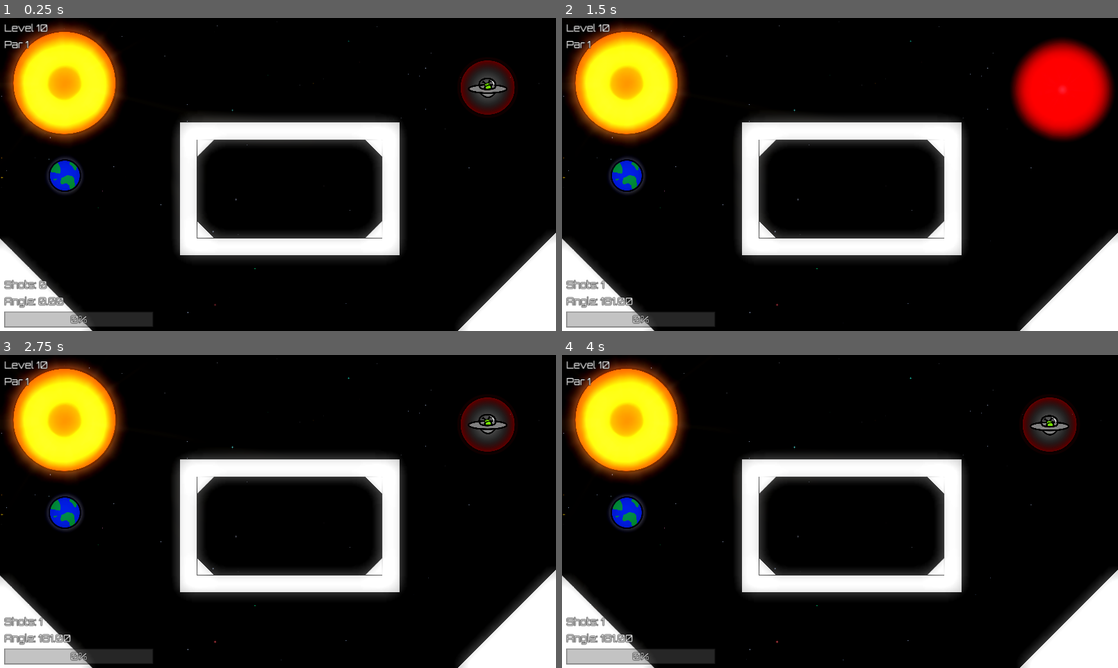
Above: before the commit, frames 1-4 (two rows, left to right).
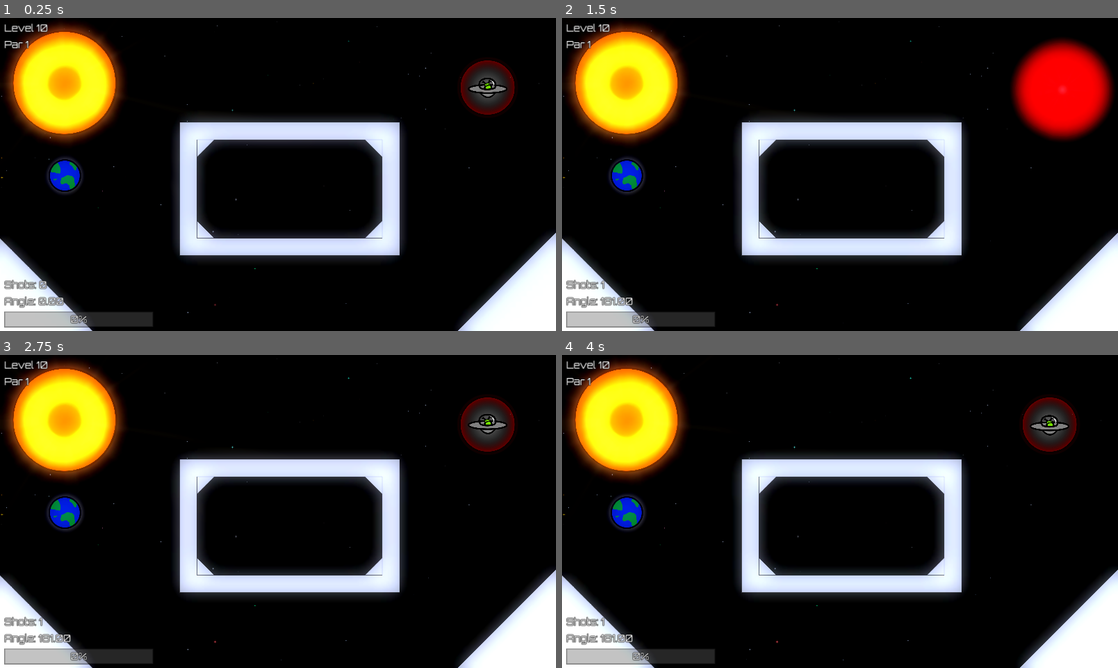
Above: after the commit, the same moments.

Repository: Afterglow375/godot_jam_03
Game: Godot game, scene res://scenes/levels/level_10.tscn
Two runs of this game, one before a commit and one after it. Both use one fixed random seed, a clock stepped at 60 frames per second and the inputs below. This scene is started directly instead of the project's main scene.
Inputs (mouse positions are in pixels of both pictures, inside the frame that each line leads up to):
- Up to frame 1 (0.25 s): no input
- Up to frame 2 (1.5 s): tap Enter at 0.5 s; drag from (1051, 86) to (628, 83) at 0.52 s; drag from (728, 190) to (628, 83) at 1.27 s
- Up to frame 3 (2.75 s): move the mouse to (333, 442) at 2.02 s; hold Shift from 2.03 s (still down); click (333, 442) at 2.17 s
- Up to frame 4 (4 s): release Shift at 2.75 s; tap Space at 2.75, 3.77 s; drag from (812, 574) to (628, 420) at 2.77 s; move the mouse to (1006, 558) at 3.52 s; hold Shift from 3.53 s (still down); click (1006, 558) at 3.67 s

The runs differ from the first frame. In frame 1, 7.3% of the frame differs, in the area x 0-100%, y 33-100%; in frame 2, 7.0%; in frame 3, 6.6%; in frame 4, 6.5%.

Commit message:
Added shader to tilemap

Diff:
--- a/scenes/levels/level_10.tscn
+++ b/scenes/levels/level_10.tscn
@@ -13,6 +13,7 @@
 [ext_resource type="PackedScene" uid="uid://du7btdyj4ge44" path="res://scenes/ui/pause_menu.tscn" id="8_jdd1e"]
 [ext_resource type="PackedScene" uid="uid://bm8xkbphah7sv" path="res://scenes/ui/win_popup.tscn" id="9_os8k0"]
 [ext_resource type="PackedScene" uid="uid://bg7ae6tu6myde" path="res://scenes/ui/settings.tscn" id="12_5hhia"]
+[ext_resource type="Material" uid="uid://dt6yo80x4vfsr" path="res://shaders/level_tilemap_shader.tres" id="14_g76km"]
 
 [sub_resource type="CanvasItemMaterial" id="CanvasItemMaterial_6chnj"]
 blend_mode = 1
@@ -212,9 +213,11 @@
 visible = false
 
 [node name="TileMap" parent="." instance=ExtResource("7_kn7au")]
+material = ExtResource("14_g76km")
 layer_0/tile_data = PackedInt32Array(3342349, 524288, 1, 3407885, 65536, 1, 3473421, 65536, 1, 3407886, 524288, 1, 3473 …(12738 unchanged characters)…
 
 [node name="StaticBody2D4" type="StaticBody2D" parent="."]
+visible = false
 position = Vector2(1480, 1080)
 scale = Vector2(1.00691, 1)
 collision_layer = 3
@@ -226,6 +229,7 @@
 polygon = PackedVector2Array(-476.706, -720, 238.353, 0, -476.706, 0)
 
 [node name="StaticBody2D5" type="StaticBody2D" parent="."]
+visible = false
 position = Vector2(4664, 1080)
 scale = Vector2(1.00691, 1)
 collision_layer = 3
@@ -237,6 +241,7 @@
 polygon = PackedVector2Array(254.245, -680, 254.245, 0, -421.089, 0)
 
 [node name="StaticBody2D2" type="StaticBody2D" parent="."]
+visible = false
 position = Vector2(3840, -1)
 scale = Vector2(1.00691, 1)
 collision_layer = 3
@@ -248,6 +253,7 @@
 shape = SubResource("RectangleShape2D_0cgec")
 
 [node name="StaticBody2D3" type="StaticBody2D" parent="."]
+visible = false
 position = Vector2(3840, -1)
 scale = Vector2(1.00691, 1)
 collision_layer = 3
@@ -259,6 +265,7 @@
 shape = SubResource("RectangleShape2D_svqca")
 
 [node name="StaticBody2D6" type="StaticBody2D" parent="."]
+visible = false
 position = Vector2(3840, -1)
 scale = Vector2(1.00691, 1)
 collision_layer = 3
@@ -270,6 +277,7 @@
 shape = SubResource("RectangleShape2D_yuqgy")
 
 [node name="StaticBody2D7" type="StaticBody2D" parent="."]
+visible = false
 position = Vector2(3840, -1)
 scale = Vector2(1.00691, 1)
 collision_layer = 3
--- a/scenes/levels/level_11.tscn
+++ b/scenes/levels/level_11.tscn
@@ -13,6 +13,7 @@
 [ext_resource type="PackedScene" uid="uid://bm8xkbphah7sv" path="res://scenes/ui/win_popup.tscn" id="11_a1k2d"]
 [ext_resource type="PackedScene" uid="uid://bg7ae6tu6myde" path="res://scenes/ui/settings.tscn" id="12_itclg"]
 [ext_resource type="PackedScene" uid="uid://bgkxutxm3c7mm" path="res://scenes/levels/tile_map.tscn" id="12_w5xdv"]
+[ext_resource type="Material" uid="uid://dt6yo80x4vfsr" path="res://shaders/level_tilemap_shader.tres" id="14_v1sgf"]
 
 [sub_resource type="CanvasItemMaterial" id="CanvasItemMaterial_6chnj"]
 blend_mode = 1
@@ -207,6 +208,7 @@
 visible = false
 
 [node name="TileMap" parent="." instance=ExtResource("12_w5xdv")]
+material = ExtResource("14_v1sgf")
 layer_0/tile_data = PackedInt32Array(3342349, 524288, 1, 3407885, 65536, 1, 3473421, 65536, 1, 3407886, 524288, 1, 3473 …(9615 unchanged characters)…
 
 [node name="StaticBody2D4" type="StaticBody2D" parent="."]
--- a/scenes/levels/level_12.tscn
+++ b/scenes/levels/level_12.tscn
@@ -13,6 +13,7 @@
 [ext_resource type="PackedScene" uid="uid://bm8xkbphah7sv" path="res://scenes/ui/win_popup.tscn" id="11_lavpx"]
 [ext_resource type="PackedScene" uid="uid://bg7ae6tu6myde" path="res://scenes/ui/settings.tscn" id="12_uhmk8"]
 [ext_resource type="PackedScene" uid="uid://bgkxutxm3c7mm" path="res://scenes/levels/tile_map.tscn" id="13_abp3c"]
+[ext_resource type="Material" uid="uid://dt6yo80x4vfsr" path="res://shaders/level_tilemap_shader.tres" id="14_b0r7a"]
 
 [sub_resource type="CanvasItemMaterial" id="CanvasItemMaterial_6chnj"]
 blend_mode = 1
@@ -196,6 +197,7 @@
 visible = false
 
 [node name="TileMap" parent="." instance=ExtResource("13_abp3c")]
+material = ExtResource("14_b0r7a")
 position = Vector2(-0.00012207, 0)
 layer_0/tile_data = PackedInt32Array(3473435, 524288, 1, 3407898, 524288, 1, 3342361, 524288, 1, 3276824, 524288, 1, 32 …(35722 unchanged characters)…
 
--- a/scenes/levels/level_13.tscn
+++ b/scenes/levels/level_13.tscn
@@ -13,6 +13,7 @@
 [ext_resource type="PackedScene" uid="uid://bm8xkbphah7sv" path="res://scenes/ui/win_popup.tscn" id="11_3w3l8"]
 [ext_resource type="PackedScene" uid="uid://bg7ae6tu6myde" path="res://scenes/ui/settings.tscn" id="12_girq0"]
 [ext_resource type="PackedScene" uid="uid://bgkxutxm3c7mm" path="res://scenes/levels/tile_map.tscn" id="13_n36ua"]
+[ext_resource type="Material" uid="uid://dt6yo80x4vfsr" path="res://shaders/level_tilemap_shader.tres" id="14_g0tjt"]
 
 [sub_resource type="CanvasItemMaterial" id="CanvasItemMaterial_6chnj"]
 blend_mode = 1
@@ -196,14 +197,17 @@
 visible = false
 
 [node name="TileMap" parent="." instance=ExtResource("13_n36ua")]
+material = ExtResource("14_g0tjt")
 position = Vector2(-0.00012207, 0)
 layer_0/tile_data = PackedInt32Array(0, 65536, 1, 65536, 65536, 1, 131072, 65536, 1, 196608, 65536, 1, 262144, 65536, 1 …(32869 unchanged characters)…
 
 [node name="TileMap2" parent="." instance=ExtResource("13_n36ua")]
+material = ExtResource("14_g0tjt")
 position = Vector2(-0.00012207, 0)
 layer_0/tile_data = PackedInt32Array(0, 65536, 1, 65536, 65536, 1, 131072, 65536, 1, 196608, 65536, 1, 262144, 65536, 1 …(42029 unchanged characters)…
 
 [node name="StaticBody2D4" type="StaticBody2D" parent="."]
+visible = false
 position = Vector2(1480, 1080)
 scale = Vector2(1.00691, 1)
 collision_layer = 3
@@ -211,10 +215,12 @@
 physics_material_override = SubResource("PhysicsMaterial_ssur4")
 
 [node name="CollisionPolygon2D" type="CollisionPolygon2D" parent="StaticBody2D4"]
+visible = false
 position = Vector2(-1072.59, 1080)
 polygon = PackedVector2Array(-238.351, -440, 39.7271, -160, 1231.49, -160, 1509.57, -440, 1787.65, -160, 1787.65, 0, 12 …(189 unchanged characters)…
 
 [node name="StaticBody2D5" type="StaticBody2D" parent="."]
+visible = false
 position = Vector2(1480, 1080)
 scale = Vector2(1.00691, 1)
 collision_layer = 3
@@ -222,10 +228,12 @@
 physics_material_override = SubResource("PhysicsMaterial_ssur4")
 
 [node name="CollisionPolygon2D" type="CollisionPolygon2D" parent="StaticBody2D5"]
+visible = false
 position = Vector2(-1072.59, 1080)
 polygon = PackedVector2Array(3019.14, -1080, 2423.26, -480, 1827.37, -1080, 2423.26, -1680)
 
 [node name="StaticBody2D6" type="StaticBody2D" parent="."]
+visible = false
 position = Vector2(1480, 1080)
 scale = Vector2(1.00691, 1)
 collision_layer = 3
@@ -233,5 +241,6 @@
 physics_material_override = SubResource("PhysicsMaterial_ssur4")
 
 [node name="CollisionPolygon2D" type="CollisionPolygon2D" parent="StaticBody2D6"]
+visible = false
 position = Vector2(-2899.96, 1080)
 polygon = PackedVector2Array(3019.14, -1080, 2423.26, -480, 1827.37, -1080, 2423.26, -1680)
--- a/scenes/levels/level_14.tscn
+++ b/scenes/levels/level_14.tscn
@@ -13,6 +13,7 @@
 [ext_resource type="PackedScene" uid="uid://bm8xkbphah7sv" path="res://scenes/ui/win_popup.tscn" id="11_aook7"]
 [ext_resource type="PackedScene" uid="uid://bg7ae6tu6myde" path="res://scenes/ui/settings.tscn" id="12_xl62w"]
 [ext_resource type="PackedScene" uid="uid://bgkxutxm3c7mm" path="res://scenes/levels/tile_map.tscn" id="13_k8ctx"]
+[ext_resource type="Material" uid="uid://dt6yo80x4vfsr" path="res://shaders/level_tilemap_shader.tres" id="14_215h7"]
 
 [sub_resource type="CanvasItemMaterial" id="CanvasItemMaterial_6chnj"]
 blend_mode = 1
@@ -196,6 +197,7 @@
 visible = false
 
 [node name="TileMap" parent="." instance=ExtResource("13_k8ctx")]
+material = ExtResource("14_215h7")
 position = Vector2(-0.00012207, 0)
 layer_0/tile_data = PackedInt32Array(1703972, 262144, 2, 1769508, 262144, 3, 1638437, 327680, 1, 1703973, 327680, 2, 17 …(4645 unchanged characters)…
 
--- a/scenes/levels/level_15.tscn
+++ b/scenes/levels/level_15.tscn
@@ -13,6 +13,7 @@
 [ext_resource type="PackedScene" uid="uid://bm8xkbphah7sv" path="res://scenes/ui/win_popup.tscn" id="11_1c5fy"]
 [ext_resource type="PackedScene" uid="uid://bg7ae6tu6myde" path="res://scenes/ui/settings.tscn" id="12_grqas"]
 [ext_resource type="PackedScene" uid="uid://bgkxutxm3c7mm" path="res://scenes/levels/tile_map.tscn" id="13_yvreb"]
+[ext_resource type="Material" uid="uid://dt6yo80x4vfsr" path="res://shaders/level_tilemap_shader.tres" id="14_pbbqg"]
 
 [sub_resource type="CanvasItemMaterial" id="CanvasItemMaterial_6chnj"]
 blend_mode = 1
@@ -196,6 +197,7 @@
 visible = false
 
 [node name="TileMap" parent="." instance=ExtResource("13_yvreb")]
+material = ExtResource("14_pbbqg")
 position = Vector2(-0.00012207, 0)
 layer_0/tile_data = PackedInt32Array(3473475, 327680, 1, 3407940, 327680, 1, 3342405, 327680, 1, 3276870, 327680, 1, 32 …(25435 unchanged characters)…
 
--- a/scenes/levels/level_16.tscn
+++ b/scenes/levels/level_16.tscn
@@ -13,6 +13,7 @@
 [ext_resource type="PackedScene" uid="uid://bm8xkbphah7sv" path="res://scenes/ui/win_popup.tscn" id="11_k3jqk"]
 [ext_resource type="PackedScene" uid="uid://bg7ae6tu6myde" path="res://scenes/ui/settings.tscn" id="12_ejoox"]
 [ext_resource type="PackedScene" uid="uid://bgkxutxm3c7mm" path="res://scenes/levels/tile_map.tscn" id="13_8fht8"]
+[ext_resource type="Material" uid="uid://dt6yo80x4vfsr" path="res://shaders/level_tilemap_shader.tres" id="14_soas0"]
 
 [sub_resource type="CanvasItemMaterial" id="CanvasItemMaterial_6chnj"]
 blend_mode = 1
@@ -196,6 +197,7 @@
 visible = false
 
 [node name="TileMap" parent="." instance=ExtResource("13_8fht8")]
+material = ExtResource("14_soas0")
 position = Vector2(-0.00012207, 0)
 layer_0/tile_data = PackedInt32Array(2359315, 65536, 1, 2424851, 65536, 1, 2490387, 65536, 1, 2555923, 65536, 1, 262145 …(5995 unchanged characters)…
 
--- a/scenes/levels/level_17.tscn
+++ b/scenes/levels/level_17.tscn
@@ -13,6 +13,7 @@
 [ext_resource type="PackedScene" uid="uid://bm8xkbphah7sv" path="res://scenes/ui/win_popup.tscn" id="11_yvtf4"]
 [ext_resource type="PackedScene" uid="uid://bg7ae6tu6myde" path="res://scenes/ui/settings.tscn" id="12_jwkko"]
 [ext_resource type="PackedScene" uid="uid://bgkxutxm3c7mm" path="res://scenes/levels/tile_map.tscn" id="13_gt70b"]
+[ext_resource type="Material" uid="uid://dt6yo80x4vfsr" path="res://shaders/level_tilemap_shader.tres" id="14_jcgna"]
 
 [sub_resource type="CanvasItemMaterial" id="CanvasItemMaterial_6chnj"]
 blend_mode = 1
@@ -196,6 +197,7 @@
 visible = false
 
 [node name="TileMap" parent="." instance=ExtResource("13_gt70b")]
+material = ExtResource("14_jcgna")
 position = Vector2(-0.00012207, 0)
 layer_0/tile_data = PackedInt32Array(589824, 65536, 1, 655360, 65536, 1, 720896, 65536, 1, 589825, 65536, 1, 655361, 65 …(8003 unchanged characters)…
 
--- a/scenes/levels/level_18.tscn
+++ b/scenes/levels/level_18.tscn
@@ -13,6 +13,7 @@
 [ext_resource type="PackedScene" uid="uid://bm8xkbphah7sv" path="res://scenes/ui/win_popup.tscn" id="11_eyh4g"]
 [ext_resource type="PackedScene" uid="uid://bg7ae6tu6myde" path="res://scenes/ui/settings.tscn" id="12_xe6qo"]
 [ext_resource type="PackedScene" uid="uid://bgkxutxm3c7mm" path="res://scenes/levels/tile_map.tscn" id="13_qdikq"]
+[ext_resource type="Material" uid="uid://dt6yo80x4vfsr" path="res://shaders/level_tilemap_shader.tres" id="14_x3qq8"]
 
 [sub_resource type="CanvasItemMaterial" id="CanvasItemMaterial_6chnj"]
 blend_mode = 1
@@ -196,6 +197,7 @@
 visible = false
 
 [node name="TileMap" parent="." instance=ExtResource("13_qdikq")]
+material = ExtResource("14_x3qq8")
 position = Vector2(-0.00012207, 0)
 layer_0/tile_data = PackedInt32Array(917530, 0, 1, 983066, 0, 1, 1048602, 0, 1, 1114138, 0, 1, 1179674, 0, 1, 1245210,  …(9294 unchanged characters)…
 
--- a/scenes/levels/level_19.tscn
+++ b/scenes/levels/level_19.tscn
@@ -13,6 +13,7 @@
 [ext_resource type="PackedScene" uid="uid://bm8xkbphah7sv" path="res://scenes/ui/win_popup.tscn" id="11_tfn3j"]
 [ext_resource type="PackedScene" uid="uid://bg7ae6tu6myde" path="res://scenes/ui/settings.tscn" id="12_0cp7k"]
 [ext_resource type="PackedScene" uid="uid://bgkxutxm3c7mm" path="res://scenes/levels/tile_map.tscn" id="13_dy3yn"]
+[ext_resource type="Material" uid="uid://dt6yo80x4vfsr" path="res://shaders/level_tilemap_shader.tres" id="14_j385y"]
 
 [sub_resource type="CanvasItemMaterial" id="CanvasItemMaterial_6chnj"]
 blend_mode = 1
@@ -196,6 +197,7 @@
 visible = false
 
 [node name="TileMap" parent="." instance=ExtResource("13_dy3yn")]
+material = ExtResource("14_j385y")
 position = Vector2(-0.00012207, 0)
 layer_0/tile_data = PackedInt32Array(-917481, 65536, 1, -851945, 65536, 1, -786409, 65536, 1, -720873, 65536, 1, -65533 …(31849 unchanged characters)…
 
--- a/scenes/levels/level_20.tscn
+++ b/scenes/levels/level_20.tscn
@@ -13,6 +13,7 @@
 [ext_resource type="PackedScene" uid="uid://bm8xkbphah7sv" path="res://scenes/ui/win_popup.tscn" id="11_b8e83"]
 [ext_resource type="PackedScene" uid="uid://bg7ae6tu6myde" path="res://scenes/ui/settings.tscn" id="12_q1gao"]
 [ext_resource type="PackedScene" uid="uid://bgkxutxm3c7mm" path="res://scenes/levels/tile_map.tscn" id="13_qvnsg"]
+[ext_resource type="Material" uid="uid://dt6yo80x4vfsr" path="res://shaders/level_tilemap_shader.tres" id="14_j30nw"]
 
 [sub_resource type="CanvasItemMaterial" id="CanvasItemMaterial_6chnj"]
 blend_mode = 1
@@ -196,6 +197,7 @@
 visible = false
 
 [node name="TileMap" parent="." instance=ExtResource("13_qvnsg")]
+material = ExtResource("14_j30nw")
 position = Vector2(-0.00012207, 0)
 layer_0/tile_data = PackedInt32Array(589824, 65536, 1, 655360, 65536, 1, 720896, 65536, 1, 589825, 65536, 1, 655361, 65 …(18333 unchanged characters)…
 
--- a/scenes/levels/level_4.tscn
+++ b/scenes/levels/level_4.tscn
@@ -13,6 +13,7 @@
 [ext_resource type="PackedScene" uid="uid://bm8xkbphah7sv" path="res://scenes/ui/win_popup.tscn" id="9_acqsv"]
 [ext_resource type="PackedScene" uid="uid://bg7ae6tu6myde" path="res://scenes/ui/settings.tscn" id="12_c6rxf"]
 [ext_resource type="PackedScene" uid="uid://bgkxutxm3c7mm" path="res://scenes/levels/tile_map.tscn" id="13_vgsh5"]
+[ext_resource type="Material" uid="uid://dt6yo80x4vfsr" path="res://shaders/level_tilemap_shader.tres" id="14_h0b0o"]
 
 [sub_resource type="CanvasItemMaterial" id="CanvasItemMaterial_hs1he"]
 blend_mode = 1
@@ -200,6 +201,7 @@
 visible = false
 
 [node name="TileMap" parent="." instance=ExtResource("13_vgsh5")]
+material = ExtResource("14_h0b0o")
 layer_0/tile_data = PackedInt32Array(1703973, 262144, 2, 1769509, 262144, 3, 1638438, 327680, 1, 1703974, 327680, 2, 17 …(4719 unchanged characters)…
 
 [node name="StaticBody2D3" type="StaticBody2D" parent="."]
--- a/scenes/levels/level_5.tscn
+++ b/scenes/levels/level_5.tscn
@@ -13,6 +13,7 @@
 [ext_resource type="PackedScene" uid="uid://du7btdyj4ge44" path="res://scenes/ui/pause_menu.tscn" id="8_1klt2"]
 [ext_resource type="PackedScene" uid="uid://bm8xkbphah7sv" path="res://scenes/ui/win_popup.tscn" id="9_ei6nq"]
 [ext_resource type="PackedScene" uid="uid://bg7ae6tu6myde" path="res://scenes/ui/settings.tscn" id="12_ju4ky"]
+[ext_resource type="Material" uid="uid://dt6yo80x4vfsr" path="res://shaders/level_tilemap_shader.tres" id="14_ft872"]
 
 [sub_resource type="CanvasItemMaterial" id="CanvasItemMaterial_os5yu"]
 blend_mode = 1
@@ -202,6 +203,7 @@
 visible = false
 
 [node name="TileMap" parent="." instance=ExtResource("7_f2w8d")]
+material = ExtResource("14_ft872")
 layer_0/tile_data = PackedInt32Array(1310777, 0, 0, 1376313, 0, 1, 1441849, 0, 2, 1310778, 65536, 0, 1376314, 65536, 1, …(4057 unchanged characters)…
 
 [node name="StaticBody2D" type="StaticBody2D" parent="."]
--- a/scenes/levels/level_6.tscn
+++ b/scenes/levels/level_6.tscn
@@ -13,6 +13,7 @@
 [ext_resource type="PackedScene" uid="uid://du7btdyj4ge44" path="res://scenes/ui/pause_menu.tscn" id="8_7ibxs"]
 [ext_resource type="PackedScene" uid="uid://bm8xkbphah7sv" path="res://scenes/ui/win_popup.tscn" id="9_q8wuv"]
 [ext_resource type="PackedScene" uid="uid://bg7ae6tu6myde" path="res://scenes/ui/settings.tscn" id="12_ir1yk"]
+[ext_resource type="Material" uid="uid://dt6yo80x4vfsr" path="res://shaders/level_tilemap_shader.tres" id="14_217q3"]
 
 [sub_resource type="CanvasItemMaterial" id="CanvasItemMaterial_lfmv0"]
 blend_mode = 1
@@ -206,4 +207,5 @@
 shape = SubResource("RectangleShape2D_r2ehn")
 
 [node name="TileMap" parent="." instance=ExtResource("7_1geqk")]
+material = ExtResource("14_217q3")
 layer_0/tile_data = PackedInt32Array(1835072, 0, 1, 1900608, 0, 2, 1835073, 65536, 1, 1900609, 65536, 2, 1835074, 13107 …(1579 unchanged characters)…
--- a/scenes/levels/level_7.tscn
+++ b/scenes/levels/level_7.tscn
@@ -13,6 +13,7 @@
 [ext_resource type="PackedScene" uid="uid://du7btdyj4ge44" path="res://scenes/ui/pause_menu.tscn" id="8_by5qi"]
 [ext_resource type="PackedScene" uid="uid://bm8xkbphah7sv" path="res://scenes/ui/win_popup.tscn" id="9_0ipfp"]
 [ext_resource type="PackedScene" uid="uid://bg7ae6tu6myde" path="res://scenes/ui/settings.tscn" id="12_h68fy"]
+[ext_resource type="Material" uid="uid://dt6yo80x4vfsr" path="res://shaders/level_tilemap_shader.tres" id="14_xj0gj"]
 
 [sub_resource type="CanvasItemMaterial" id="CanvasItemMaterial_trglq"]
 blend_mode = 1
@@ -206,6 +207,7 @@
 visible = false
 
 [node name="TileMap" parent="." instance=ExtResource("7_522e3")]
+material = ExtResource("14_xj0gj")
 layer_0/tile_data = PackedInt32Array(2490400, 0, 2, 2490401, 65536, 2, 2490402, 131072, 2, 2424864, 0, 1, 2424865, 6553 …(2503 unchanged characters)…
 
 [node name="StaticBody2D" type="StaticBody2D" parent="."]
--- a/scenes/levels/level_8.tscn
+++ b/scenes/levels/level_8.tscn
@@ -13,6 +13,7 @@
 [ext_resource type="PackedScene" uid="uid://du7btdyj4ge44" path="res://scenes/ui/pause_menu.tscn" id="8_ekl3b"]
 [ext_resource type="PackedScene" uid="uid://bm8xkbphah7sv" path="res://scenes/ui/win_popup.tscn" id="9_j0ws8"]
 [ext_resource type="PackedScene" uid="uid://bg7ae6tu6myde" path="res://scenes/ui/settings.tscn" id="12_bw0xy"]
+[ext_resource type="Material" uid="uid://dt6yo80x4vfsr" path="res://shaders/level_tilemap_shader.tres" id="14_ce58w"]
 
 [sub_resource type="CanvasItemMaterial" id="CanvasItemMaterial_mkrry"]
 blend_mode = 1
@@ -203,6 +204,7 @@
 visible = false
 
 [node name="TileMap" parent="." instance=ExtResource("7_522e3")]
+material = ExtResource("14_ce58w")
 layer_0/tile_data = PackedInt32Array(1638400, 65536, 0, 1703936, 65536, 1, 1769472, 65536, 2, 1638401, 65536, 0, 170393 …(10643 unchanged characters)…
 
 [node name="StaticBody2D3" type="StaticBody2D" parent="."]
--- a/scenes/levels/level_9.tscn
+++ b/scenes/levels/level_9.tscn
@@ -13,6 +13,7 @@
 [ext_resource type="PackedScene" uid="uid://du7btdyj4ge44" path="res://scenes/ui/pause_menu.tscn" id="8_1hyuj"]
 [ext_resource type="PackedScene" uid="uid://bm8xkbphah7sv" path="res://scenes/ui/win_popup.tscn" id="9_nm0na"]
 [ext_resource type="PackedScene" uid="uid://bg7ae6tu6myde" path="res://scenes/ui/settings.tscn" id="12_a6yy0"]
+[ext_resource type="Material" uid="uid://dt6yo80x4vfsr" path="res://shaders/level_tilemap_shader.tres" id="14_0q6nh"]
 
 [sub_resource type="CanvasItemMaterial" id="CanvasItemMaterial_uchdb"]
 blend_mode = 1
@@ -203,6 +204,7 @@
 visible = false
 
 [node name="TileMap" parent="." instance=ExtResource("7_72lvc")]
+material = ExtResource("14_0q6nh")
 layer_0/tile_data = PackedInt32Array(2621452, 0, 0, 2686988, 0, 1, 2752524, 0, 1, 2818060, 0, 1, 2883596, 0, 1, 2949132 …(2885 unchanged characters)…
 
 [node name="StaticBody2D3" type="StaticBody2D" parent="."]
--- /dev/null
+++ b/shaders/level_tilemap_shader.tres
@@ -0,0 +1,12 @@
+[gd_resource type="ShaderMaterial" load_steps=2 format=3 uid="uid://dt6yo80x4vfsr"]
+
+[ext_resource type="Shader" path="res://shaders/tilemap_shader.gdshader" id="1_37qgj"]
+
+[resource]
+shader = ExtResource("1_37qgj")
+shader_parameter/dissolve_amount = 0.97
+shader_parameter/edge_thickness = 0.109
+shader_parameter/edge_color = Color(1, 1, 1, 1)
+shader_parameter/speed = 0.1
+shader_parameter/brightness = 0.9
+shader_parameter/tint_color = Color(0.8, 0.85098, 1, 0)
--- /dev/null
+++ b/shaders/tilemap_shader.gdshader
@@ -0,0 +1,58 @@
+shader_type canvas_item;
+
+// Parameters that can be adjusted in the inspector
+uniform float dissolve_amount : hint_range(0.0, 1.0) = 0.5;
+uniform sampler2D noise_texture;
+uniform float edge_thickness : hint_range(0.01, 0.5) = 0.1;
+uniform vec4 edge_color : source_color = vec4(0.6, 0.0, 0.8, 1.0); // Pure purple color
+uniform float speed : hint_range(0.1, 5.0) = 1.0;
+uniform float brightness : hint_range(0.0, 1.0) = 0.7; // Control overall brightness
+uniform vec4 tint_color : source_color = vec4(0.9, 0.87, 0.95, 1.0); // Slight purple tint
+
+void vertex() {
+	// Called for every vertex the material is visible on.
+}
+
+void fragment() {
+	// Get the color from the sprite texture
+	vec4 tex_color = texture(TEXTURE, UV);
+
+	// Apply brightness reduction and tinting to the original color
+	// This will tone down bright whites while preserving the original alpha
+	tex_color.rgb = tex_color.rgb * brightness * tint_color.rgb;
+
+	// Get the noise value from the noise texture, animated over time
+	vec2 moving_uv = UV + vec2(sin(TIME * speed * 0.3), cos(TIME * speed * 0.5)) * 0.1;
+	float noise_value = texture(noise_texture, moving_uv).r;
+
+	// Calculate dissolve edge
+	float edge_lower = dissolve_amount - edge_thickness;
+	float edge_upper = dissolve_amount;
+
+	// Add a subtle pulse effect to the purple color
+	vec4 gradient_color = edge_color;
+	gradient_color.rgb *= 0.8 + 0.2 * sin(TIME * speed); // Subtle pulsing intensity
+
+	// Apply the dissolve effect
+	if (noise_value < edge_lower) {
+		// Fully dissolved - transparent
+		discard;
+	} else if (noise_value < edge_upper) {
+		// Edge effect - colored gradient
+		float t = (noise_value - edge_lower) / (edge_upper - edge_lower);
+		tex_color.rgb = mix(gradient_color.rgb, tex_color.rgb, t);
+		tex_color.a = tex_color.a * t * 1.5; // Enhance edge alpha a bit
+	}
+
+	// Apply some additional glow to the edge
+	if (noise_value < edge_upper + 0.05) {
+		tex_color.rgb += gradient_color.rgb * 0.3 * (1.0 - abs((noise_value - edge_upper) / 0.05));
+	}
+
+	COLOR = tex_color;
+}
+
+//void light() {
+	// Called for every pixel for every light affecting the CanvasItem.
+	// Uncomment to replace the default light processing function with this one.
+//}
Not shown: 1 places in scenes/levels/level_10.tscn that only renumber resources
Not shown: 1 places in scenes/levels/level_11.tscn that only renumber resources
Not shown: 1 places in scenes/levels/level_12.tscn that only renumber resources
Not shown: 1 places in scenes/levels/level_13.tscn that only renumber resources
Not shown: 1 places in scenes/levels/level_14.tscn that only renumber resources
Not shown: 1 places in scenes/levels/level_15.tscn that only renumber resources
Not shown: 1 places in scenes/levels/level_16.tscn that only renumber resources
Not shown: 1 places in scenes/levels/level_17.tscn that only renumber resources
Not shown: 1 places in scenes/levels/level_18.tscn that only renumber resources
Not shown: 1 places in scenes/levels/level_19.tscn that only renumber resources
Not shown: 1 places in scenes/levels/level_20.tscn that only renumber resources
Not shown: 1 places in scenes/levels/level_4.tscn that only renumber resources
(and 5 more such lines)
